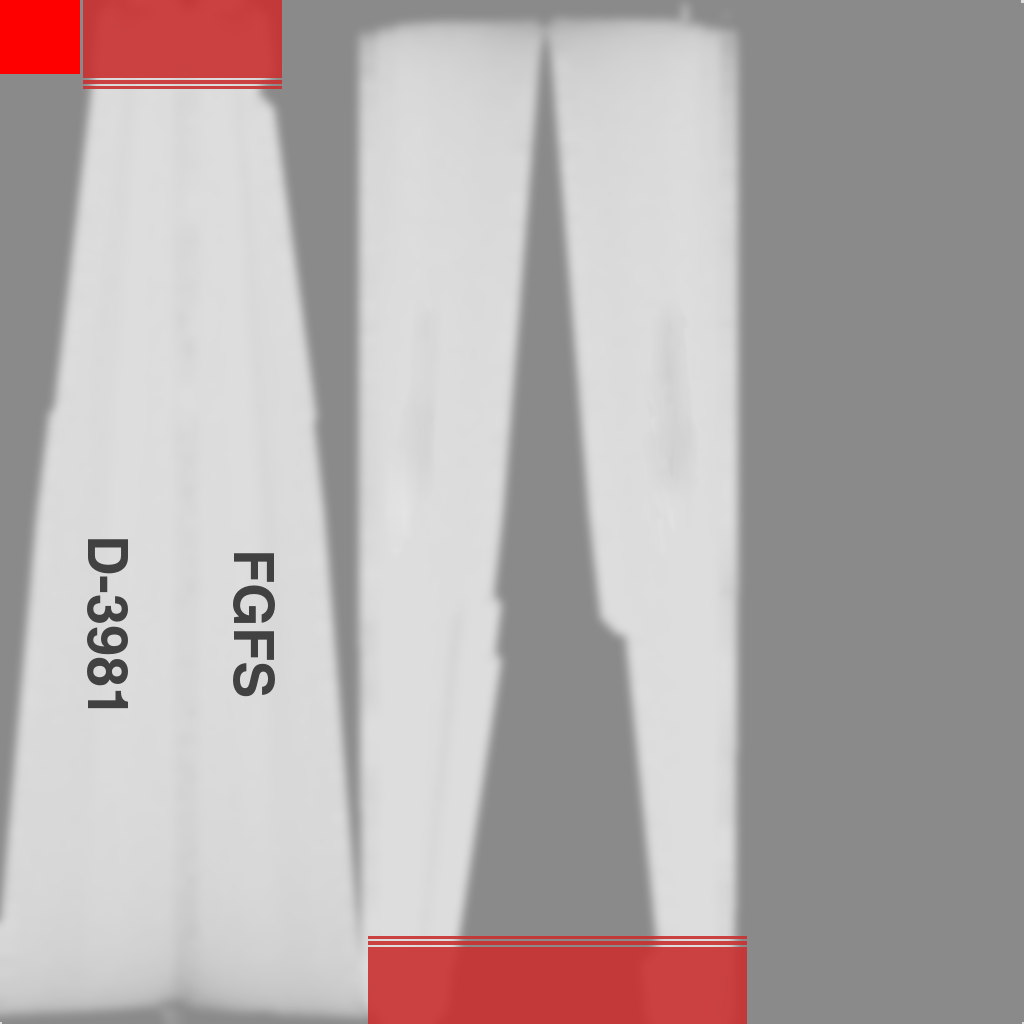
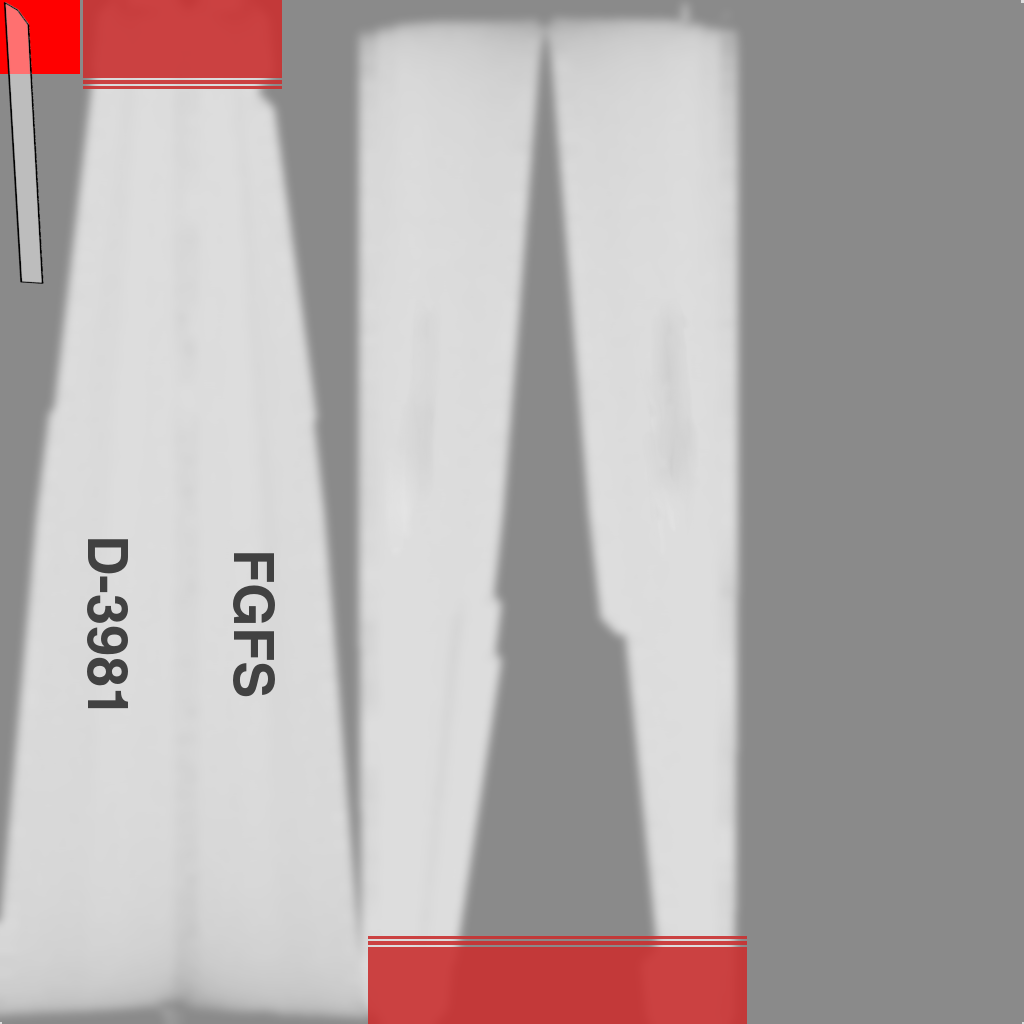
Revision of a layered 1024px x 1024px image; what changed, layer by layer:
added layer "ASK21-newspoiler.png" above "Clipboard #6" over <box>3,2,44,284</box>
